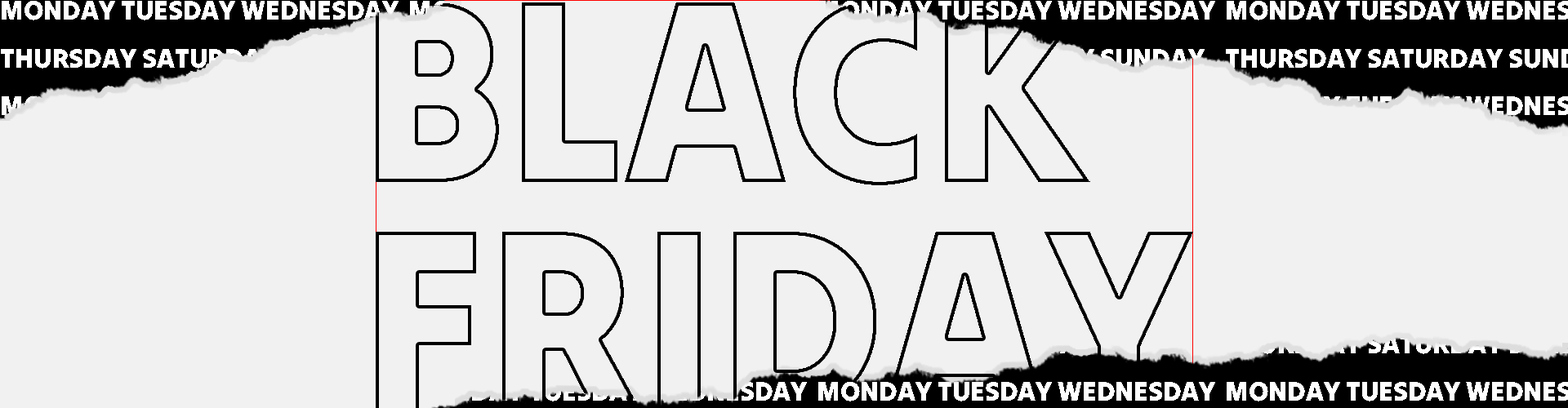
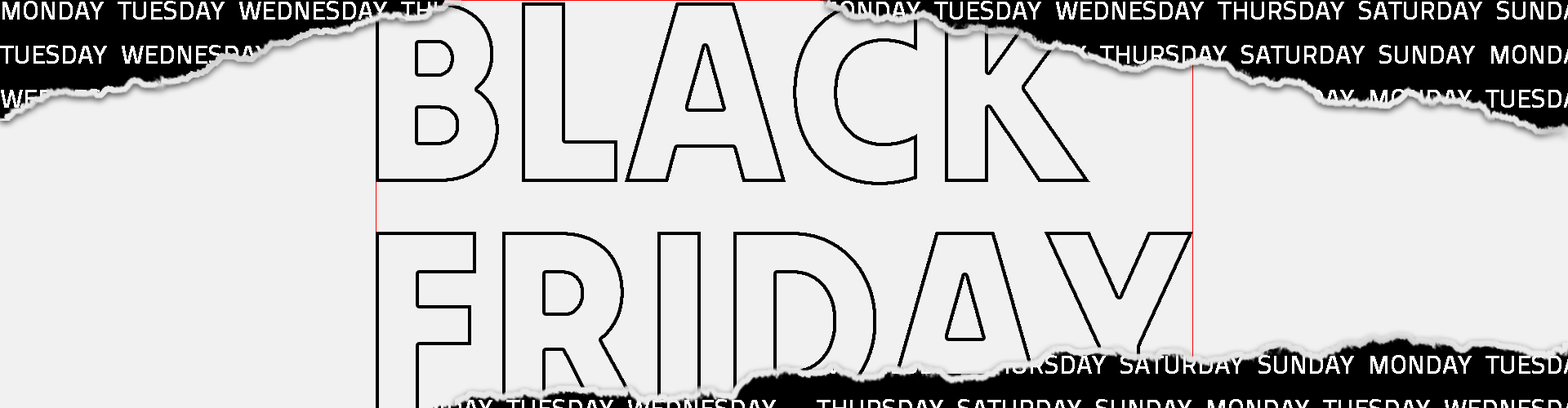
The second 1568×408 image is a revision of the first. Changes to its layers:
renamed "패턴 칠 1" to "Pattern Fill 1", painted on it over [0, 0, 1568, 408]
unmasked "레이어 4" over [0, 0, 1568, 408]
"레이어 3": opacity 12% → 100%, moved it above "Shape 1" over [0, 0, 1568, 408]
